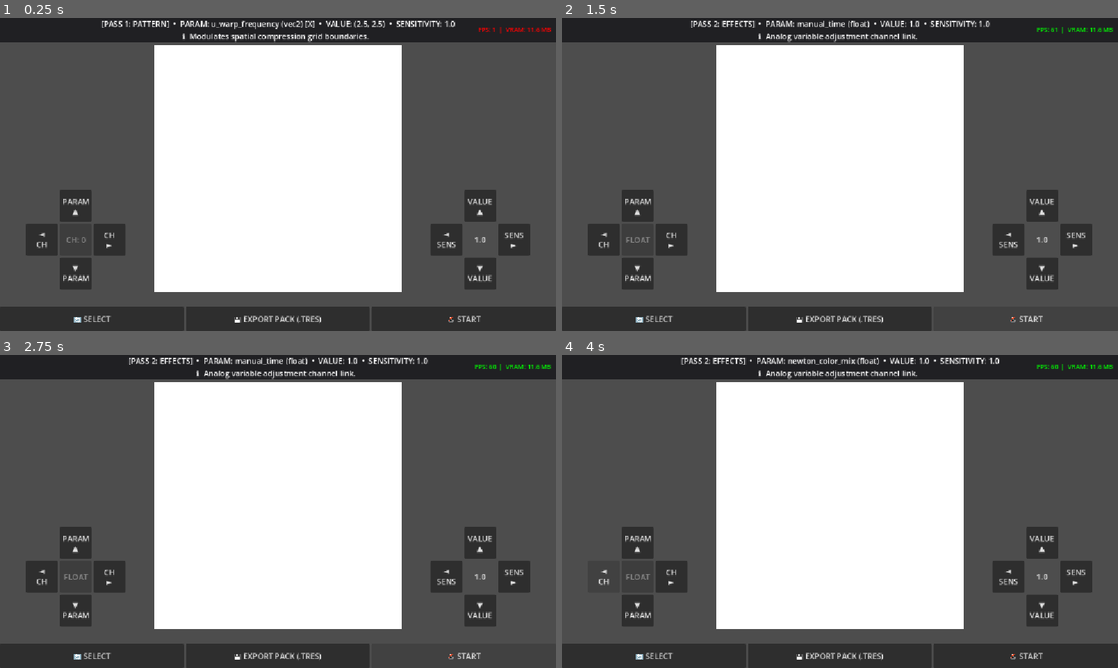
Above: before the commit, frames 1-4 (two rows, left to right).
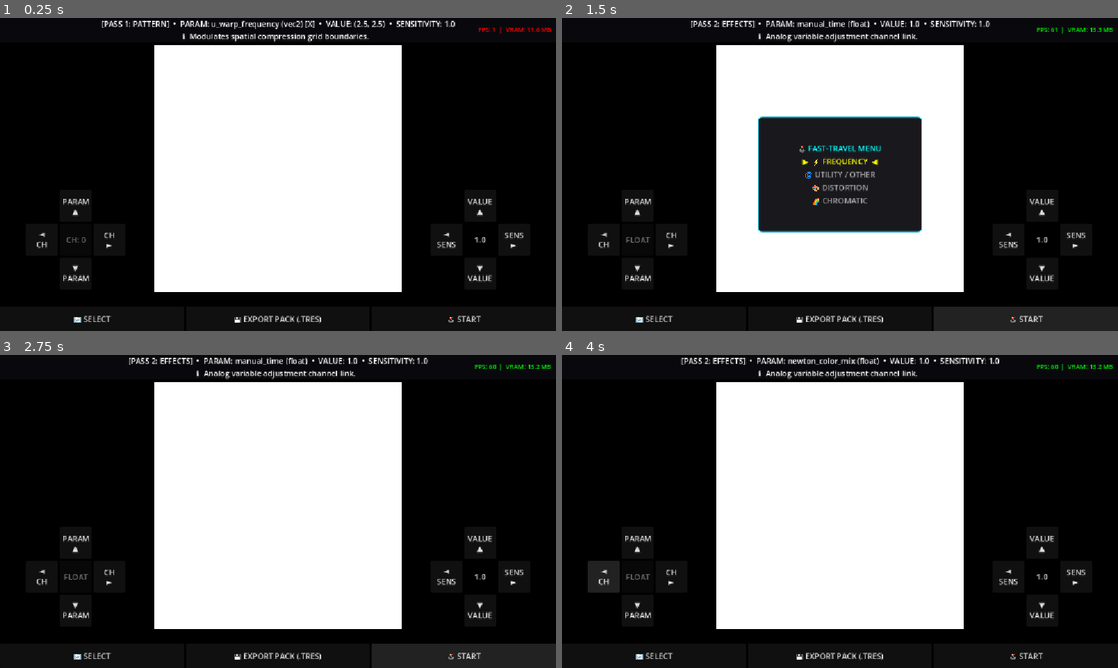
Above: after the commit, the same moments.

Repository: ocybin-solo/TATOOL
Game: Godot game, scene res://main.tscn
Two runs of this game, one before a commit and one after it. Both use one fixed random seed, a clock stepped at 60 frames per second and the inputs below.
Inputs:
- Up to frame 1 (0.25 s): no input
- Up to frame 2 (1.5 s): click "🔄 SELECT" at 0.5 s; click "🕹️ START" at 1.25 s
- Up to frame 3 (2.75 s): click "🕹️ START" at 2 s
- Up to frame 4 (4 s): click "PARAM ▲" at 2.75 s; click "◄ CH" at 3.5 s

The runs differ from the first frame. In frame 1, 56% of the frame differs, in the area x 0-100%, y 7-100%; in frame 2, 67%, in the area x 0-100%, y 3-100%; in frame 3, 56%; in frame 4, 56%.

Commit message:
tried several fixes
tried to fix white screen but havent yet - however in this update the PASS2 category browser is working now, but it is giving default categories instead of customized

Diff:
--- a/DynamicUI.gd
+++ b/DynamicUI.gd
@@ -145,7 +145,7 @@
 	parsed_uniforms.clear()
 	uniform_values.clear()
 	uniform_descriptions.clear()
-	shader_categories.clear() # Reset category map
+	shader_categories.clear()
 
 	var lines = shader_code.split("\n")
 	var active_cached_desc: String = ""
@@ -167,14 +167,15 @@
 		# 3. Match uniform variables
 		if trimmed.contains("uniform"):
 			var regex = RegEx.new()
-			regex.compile("uniform\\s+(float|vec2|vec4)\\s+(\\w+)")
+			regex.compile("uniform\\s+(float|vec2|vec4|sampler2D)\\s+(\\w+)")
 			var result = regex.search(trimmed)
 
 			if result:
 				var u_type = result.get_string(1)
 				var u_name = result.get_string(2)
 
-				if u_name == "u_time" or u_name == "u_pattern_texture": continue
+				if u_name == "u_time" or u_name == "u_pattern_texture" or u_type == "sampler2D":
+					continue
 
 				parsed_uniforms.append({"name": u_name, "type": u_type})
 
@@ -182,7 +183,36 @@
 				if active_cached_cat != "":
 					if not shader_categories.has(active_cached_cat):
 						shader_categories[active_cached_cat] = u_name
-					active_cached_cat = "" # Clear temporary tag
+					active_cached_cat = ""
+				else:
+					# 🌀 FALLBACK AUTO-CATEGORIZER REGEX ENGINES
+					var target_cat = "🌀 UTILITY / OTHER"
+					var lower_name = u_name.to_lower()
+
+					var kw_distortion = ["warp", "twist", "wave", "bend", "scroll", "distort", "zoom", "pinch", "offset"]
+					var kw_chromatic = ["color", "hue", "rgb", "fade", "palette", "tint", "bright", "sat", "contrast", "alpha"]
+					var kw_frequency = ["speed", "freq", "time", "scale", "step", "rate", "pulse", "bpm", "length"]
+
+					for kw in kw_distortion:
+						if lower_name.contains(kw):
+							target_cat = "🎨 DISTORTION"
+							break
+
+					if target_cat == "🌀 UTILITY / OTHER":
+						for kw in kw_chromatic:
+							if lower_name.contains(kw):
+								target_cat = "🌈 CHROMATIC"
+								break
+
+					if target_cat == "🌀 UTILITY / OTHER":
+						for kw in kw_frequency:
+							if lower_name.contains(kw):
+								target_cat = "⚡ FREQUENCY"
+								break
+
+					# Register fallback category hook safely
+					if not shader_categories.has(target_cat):
+						shader_categories[target_cat] = u_name
 
 				# Link descriptions
 				if active_cached_desc != "":
--- a/EffectsShader.gdshader
+++ b/EffectsShader.gdshader
@@ -1,5 +1,5 @@
 shader_type canvas_item;
-
+uniform sampler2D u_pattern_texture;
 // =============================================================================
 // FREE SHADER LAB — MasterShader.gdshader
 // =============================================================================
@@ -720,7 +720,7 @@
 	// TEXTURE SAMPLING
 	// =========================================================================
 
-	vec4 tex;
+	vec4 tex = texture(u_pattern_texture, UV);
 	if (rgb_split > 0.001) {
 		float spd    = sync_speed(rgb_split_speed);
 		float offset = rgb_split * sin(manual_time * PI * 2.0 * spd);
@@ -1114,12 +1114,13 @@
 	float edge_glow_ring = smoothstep(mask_radius - 0.02, mask_radius, dist_center) * mask;
 	tex.rgb             += base_color.rgb * edge_glow_ring * 0.5;
 
-	if (abs(mask_radius - dist_center) < 0.05) {
-		float fringe   = smoothstep(0.05, 0.0, abs(mask_radius - dist_center));
-		float r_fringe = texture(TEXTURE, wrapped_uv + (mask_uv * 0.01 * fringe)).r;
-		float b_fringe = texture(TEXTURE, wrapped_uv - (mask_uv * 0.01 * fringe)).b;
-		tex.rgb = mix(tex.rgb, vec3(r_fringe, tex.g, b_fringe), fringe * 0.5);
-	}
+if (abs(mask_radius - dist_center) < 0.05) {
+	float fringe   = smoothstep(0.05, 0.0, abs(mask_radius - dist_center));
+	// FIX: Changed TEXTURE to u_pattern_texture
+	float r_fringe = texture(u_pattern_texture, wrapped_uv + (mask_uv * 0.01 * fringe)).r;
+	float b_fringe = texture(u_pattern_texture, wrapped_uv - (mask_uv * 0.01 * fringe)).b;
+	tex.rgb = mix(tex.rgb, vec3(r_fringe, tex.g, b_fringe), fringe * 0.5);
+}
 
 	COLOR = vec4(tex.rgb, tex.a * base_color.a);
 }
--- a/MainManager.gd
+++ b/MainManager.gd
@@ -64,25 +64,23 @@
 	display_row_container.mouse_filter = Control.MOUSE_FILTER_PASS
 	add_child(display_row_container)
 
-	# Central Layout Anchor Space
 	upper_display_area = CenterContainer.new()
 	upper_display_area.size_flags_horizontal = Control.SIZE_EXPAND_FILL
 	upper_display_area.size_flags_vertical = Control.SIZE_EXPAND_FILL
 	upper_display_area.mouse_filter = Control.MOUSE_FILTER_PASS
 	display_row_container.add_child(upper_display_area)
 
-	# Compact Stack holding ONLY the canvas viewport and the performance metrics
 	var canvas_stack = VBoxContainer.new()
 	canvas_stack.alignment = BoxContainer.ALIGNMENT_CENTER
 	canvas_stack.mouse_filter = Control.MOUSE_FILTER_PASS
 	upper_display_area.add_child(canvas_stack)
 
+	# This container will display Pass 2 (the final output) to the user
 	canvas_container = SubViewportContainer.new()
 	canvas_container.stretch = true
 	canvas_container.custom_minimum_size = current_preset.target_resolution
 	canvas_stack.add_child(canvas_container)
 
-	# --- RENDER DIAGNOSTIC readouts (TIGHTLY ALLIGNED BENEATH CANVAS) ---
 	label_safety_alert = Label.new()
 	label_safety_alert.horizontal_alignment = HORIZONTAL_ALIGNMENT_CENTER
 	label_safety_alert.text = ""
@@ -90,37 +88,41 @@
 	label_safety_alert.add_theme_font_size_override("font_size", 14)
 	canvas_stack.add_child(label_safety_alert)
 
-
-	# =========================================================================
-	# VIEWPORT NODES BINDING PIPELINE
-	# =========================================================================
+	# --- PASS 1 VIEWPORT (Procedural Generation Buffer) ---
 	pass1_viewport = SubViewport.new()
 	pass1_viewport.size = current_preset.target_resolution
 	pass1_viewport.disable_3d = true
+	pass1_viewport.transparent_bg = false
+	# CRITICAL: Prevent uninitialized white buffers
+	pass1_viewport.render_target_clear_mode = SubViewport.CLEAR_MODE_ALWAYS
 	pass1_viewport.render_target_update_mode = SubViewport.UPDATE_ALWAYS
-	add_child(pass1_viewport)
+	add_child(pass1_viewport) # Keeps it processing in the background
 
 	pass1_rect = ColorRect.new()
-	pass1_rect.custom_minimum_size = current_preset.target_resolution
 	pass1_rect.size = current_preset.target_resolution
 	pass1_viewport.add_child(pass1_rect)
 
 	pass1_material = ShaderMaterial.new()
 	pass1_rect.material = pass1_material
 
+	# --- PASS 2 VIEWPORT (Visible Final Screen Buffer) ---
 	pass2_viewport = SubViewport.new()
 	pass2_viewport.size = current_preset.target_resolution
 	pass2_viewport.disable_3d = true
+	pass2_viewport.transparent_bg = false
+	pass2_viewport.render_target_clear_mode = SubViewport.CLEAR_MODE_ALWAYS
 	pass2_viewport.render_target_update_mode = SubViewport.UPDATE_ALWAYS
+	# CRITICAL: Pass 2 must be the child of the container to be visible on screen!
 	canvas_container.add_child(pass2_viewport)
 
 	pass2_rect = ColorRect.new()
-	pass2_rect.custom_minimum_size = current_preset.target_resolution
 	pass2_rect.size = current_preset.target_resolution
 	pass2_viewport.add_child(pass2_rect)
 
 	pass2_material = ShaderMaterial.new()
 	pass2_rect.material = pass2_material
+
+	# Explicitly connect the texture bridge
 	pass2_material.set_shader_parameter("u_pattern_texture", pass1_viewport.get_texture())
 
 func setup_interface_layer() -> void:
@@ -442,5 +444,7 @@
 	var s2 = Shader.new(); s2.code = p2_src
 	pass1_material.shader = s1
 	pass2_material.shader = s2
+
+	# FORCE RENDERING ASSIGNMENT SYNC HERE
 	pass2_material.set_shader_parameter("u_pattern_texture", pass1_viewport.get_texture())
 	control_panel.load_shader_source(p1_src)
--- a/project.godot
+++ b/project.godot
@@ -28,3 +28,4 @@
 
 rendering_device/driver.windows="d3d12"
 renderer/rendering_method="mobile"
+viewport/transparent_background=true
